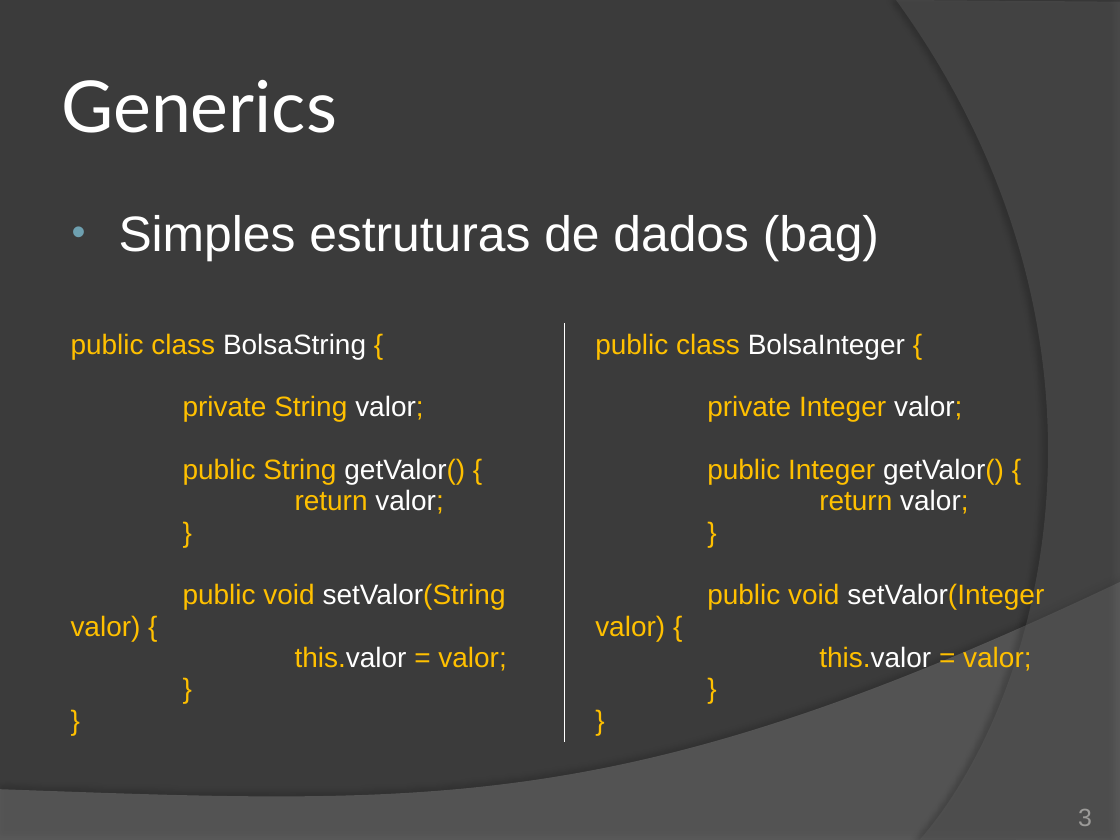
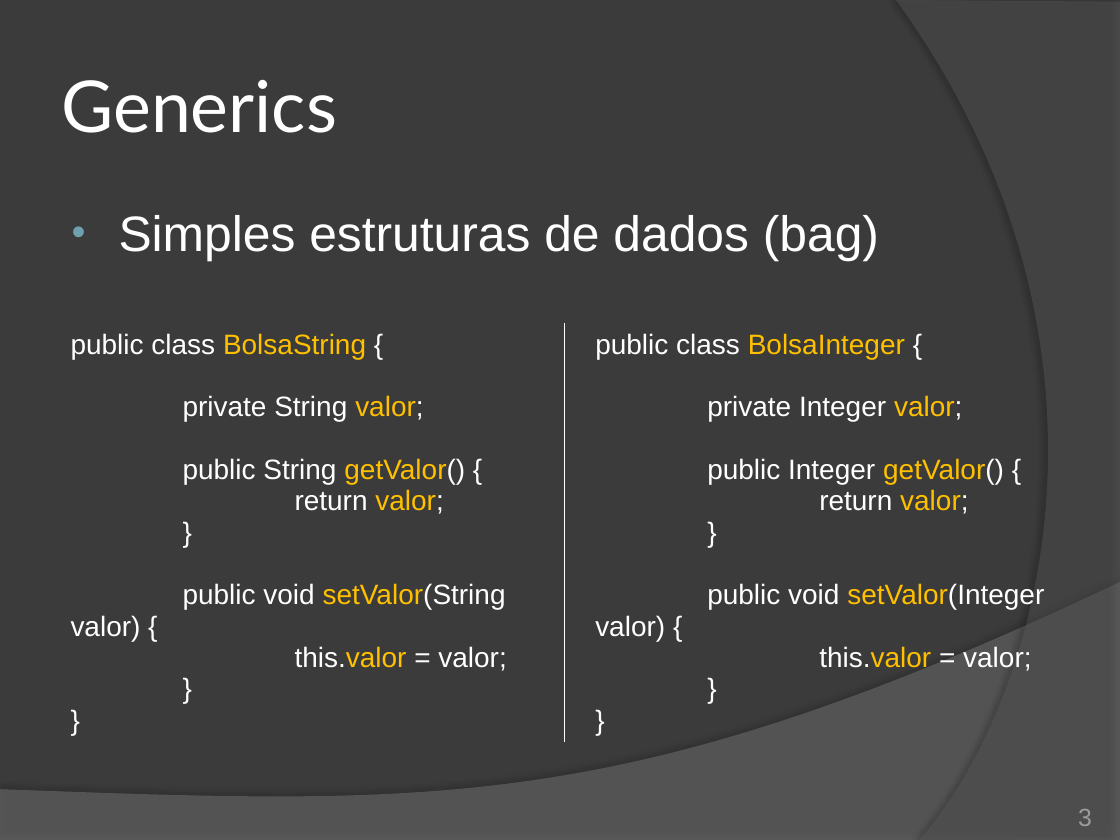
Before and after one commit to duchesqui/slzvieira-training, a slide deck: slide 3 of 2-Java-Programmer-Modulo-II/08.Capitulo02.pptx. Drawn at 1120x840 pixels with LibreOffice and Linux fonts; fonts in the diff are those of the drawing. Boxes give left, top, right and bottom in pixels: in the first picture for what was removed or moved away, otherwise in the second. Text is boxed around its words. In the diff, an @@ line names an element or a change of style, - is before the commit and + after.

```diff
--- a/2-Java-Programmer-Modulo-II/08.Capitulo02.pptx
+++ b/2-Java-Programmer-Modulo-II/08.Capitulo02.pptx
@@ table at (39, 323, 1090, 737) @@
@@ text colour #FFC000 to #FFFFFF in "public class {", "private String valor;", "public String getValor() {", "return valor;" and 14 more places @@
@@ text colour #FFFFFF to #FFC000 in "BolsaString", "valor;", "getValor()", "valor;" and 8 more places @@
```
Also in this commit, not shown: 8 other slides changed, 11 other files.
